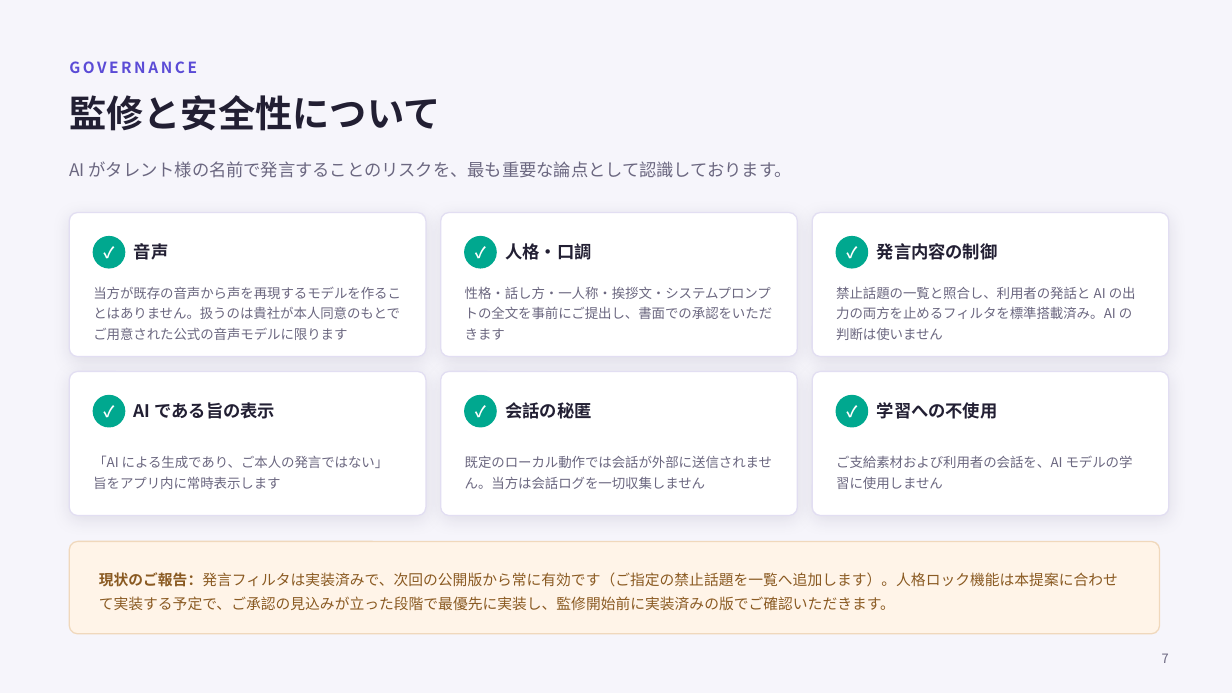
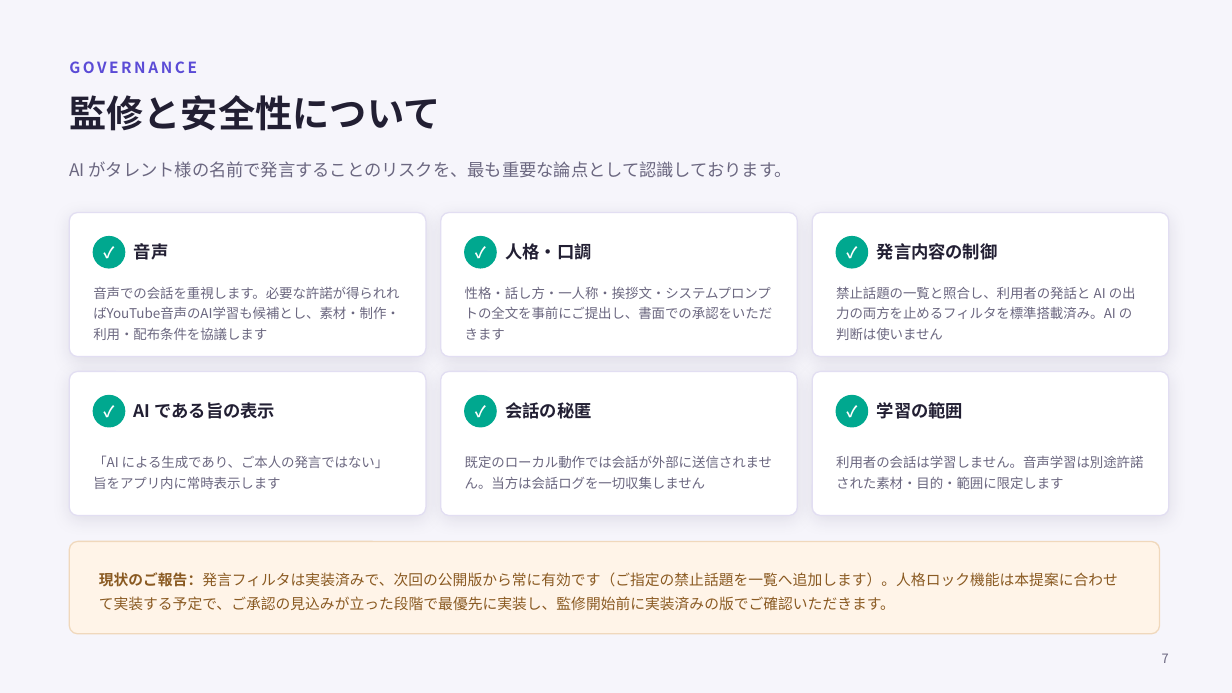
Before and after one commit to benybeny777/PicoAgent, a slide deck: slide 7 of docs/IP-PROPOSAL-VTUBER.pptx. Drawn at 1232x693 pixels with LibreOffice and Linux fonts; fonts in the diff are those of the drawing. Boxes give left, top, right and bottom in pixels: in the first picture for what was removed or moved away, otherwise in the second. Text is boxed around its words. In the diff, an @@ line names an element or a change of style, - is before the commit and + after.

Commit message:
docs: 音声会話と許諾付きAI学習を企画へ反映

```diff
--- a/docs/IP-PROPOSAL-VTUBER.pptx
+++ b/docs/IP-PROPOSAL-VTUBER.pptx
@@ text at [93,287,400,340]: text changed @@
-当方が既存の音声から声を再現するモデルを作ることはありません。扱うのは貴社が本人同意のもとでご用意された公式の音声モデルに限ります
+音声での会話を重視します。必要な許諾が得られればYouTube音声のAI学習も候補とし、素材・制作・利用・配布条件を協議します
@@ text at [877,402,963,419]: text changed @@
-学習への不使用
+学習の範囲
@@ text at [836,455,1143,489]: text changed @@
-ご支給素材および利用者の会話を、AI モデルの学習に使用しません
+利用者の会話は学習しません。音声学習は別途許諾された素材・目的・範囲に限定します
```
Also in this commit, not shown: 1 other slide changed, 6 other files.
